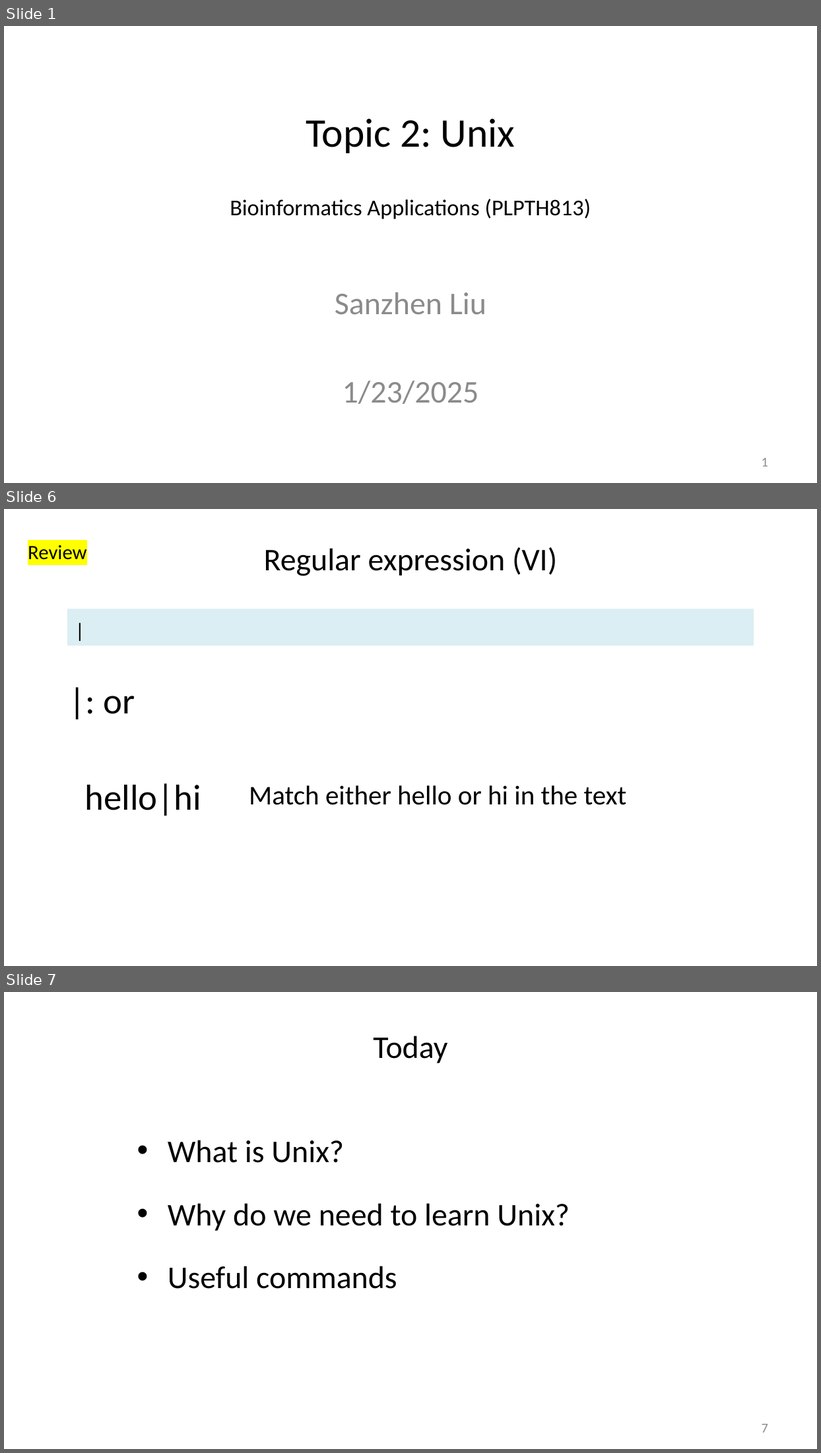
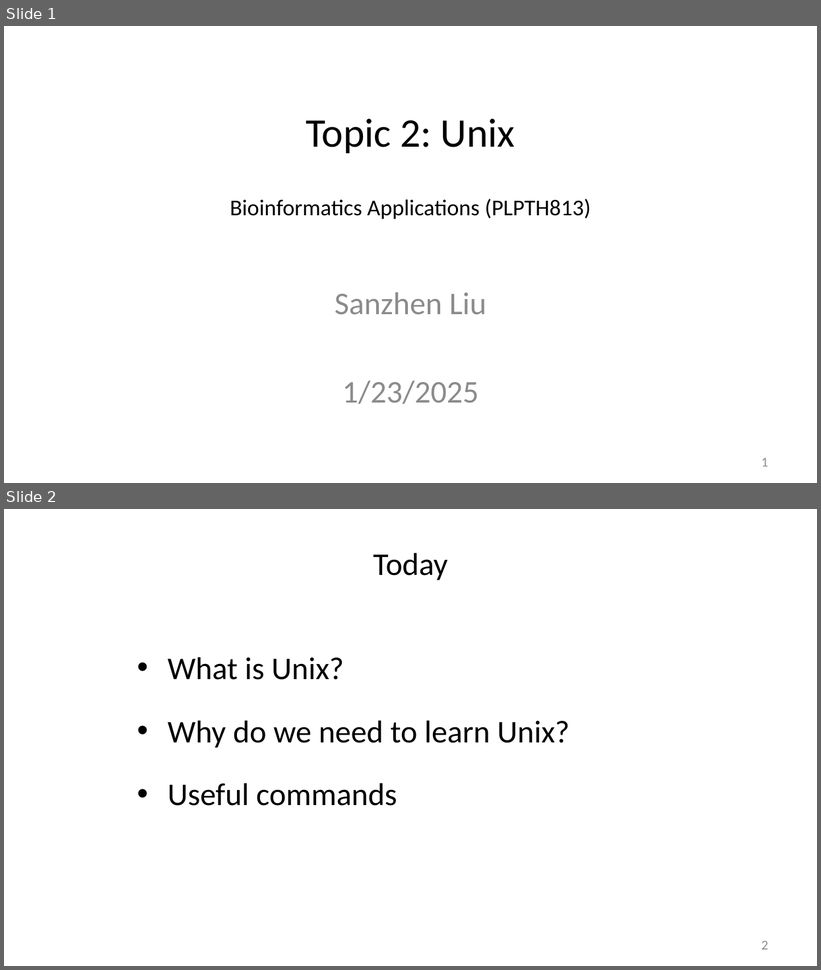
Before and after one commit to liu3zhenlab/teaching, a slide deck: PLPTH813Bioinformatis/2025/1_lecture/lecture02_unix.pptx. Shown one above the other, each under a label of ours: slides 1, 6 and 7 before the commit, slides 1 and 2 after it; the slides between them are not shown. The pictures are 821x1453 and 821x970 pixels, drawn with LibreOffice and Linux fonts; fonts in the diff are those of the drawing. Boxes give left, top, right and bottom in pixels: in the first picture for what was removed or moved away, otherwise in the second. Text is boxed around its words. In the diff, an @@ line names an element or a change of style, - is before the commit and + after.

```diff
--- a/PLPTH813Bioinformatis/2025/1_lecture/lecture02_unix.pptx
+++ b/PLPTH813Bioinformatis/2025/1_lecture/lecture02_unix.pptx
@@ slide 6 removed at [4,509,817,966], background #FFFFFF @@
@@ text removed at [28,545,86,560] @@
-Review
@@ title removed at [264,547,557,576] @@
-Regular expression (VI)
@@ rectangle removed at [67,609,754,646] @@
-|
@@ text removed at [104,696,135,714] @@
-|: or
@@ text removed at [85,784,201,816] @@
-hello|hi
@@ text removed at [249,786,627,805] @@
-Match either hello or hi in the text
@@ what was slide 7 is now slide 2 @@
@@ page number at [762,941,768,950]: text changed @@
-7
+2
```
Also in this commit, not shown: 4 slides changed, 5 other slides removed, 1 other file.
